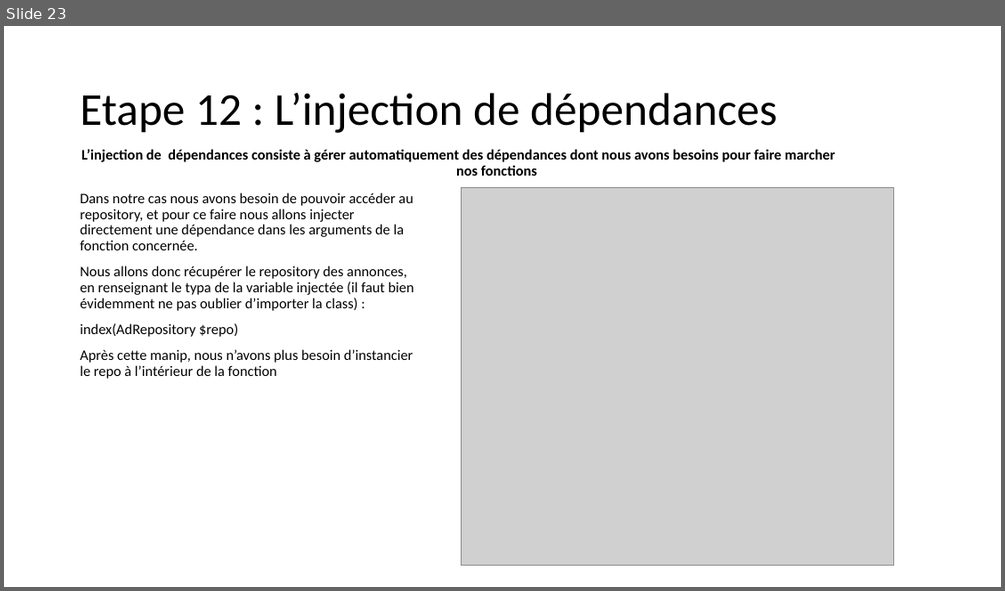
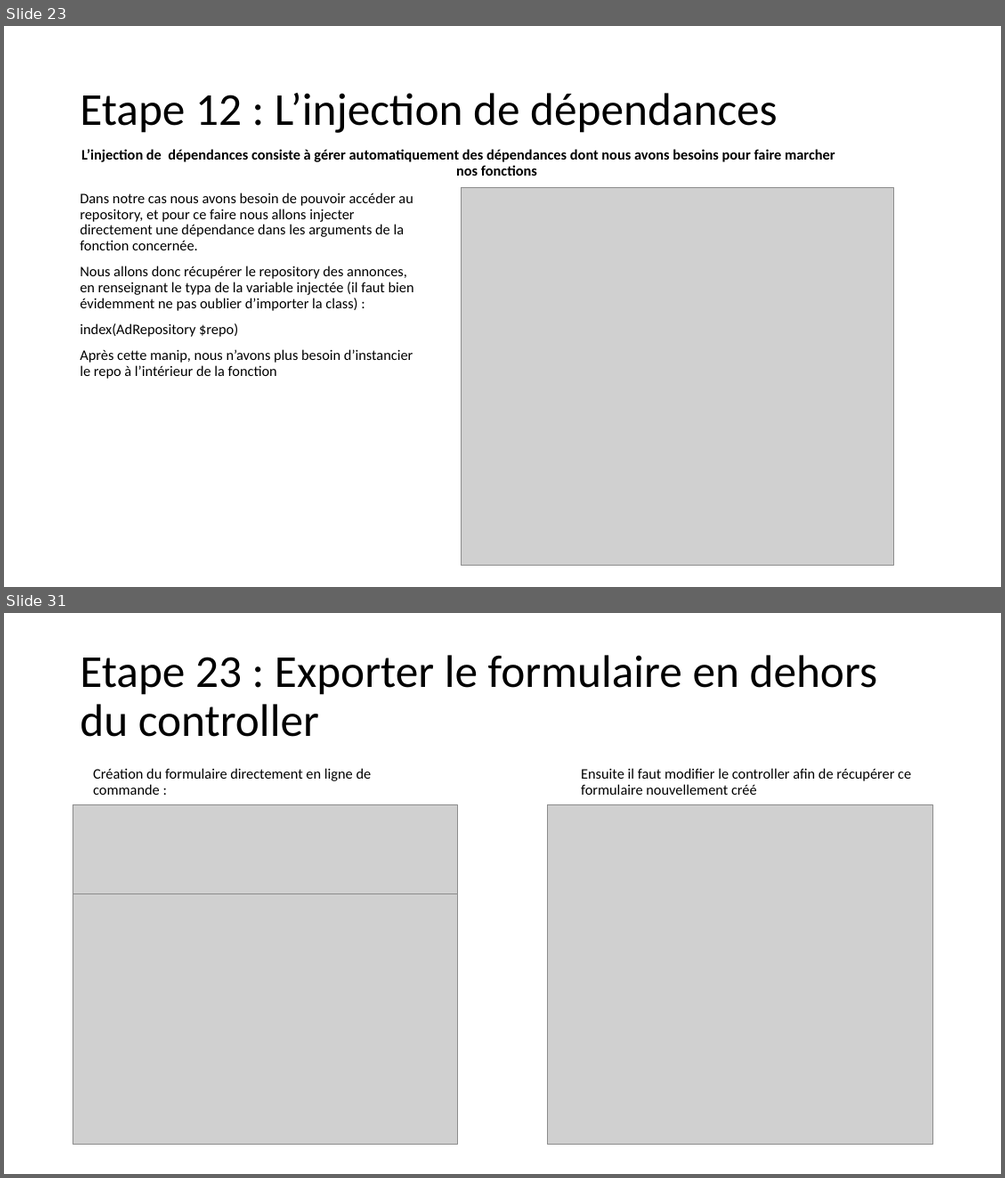
Before and after one commit to SAMTHP/TP_AFPAA, a slide deck: Apprendre symfony.pptx. Shown one above the other, each under a label of ours: slide 23 before the commit, slides 23 and 31 after it; the slides between them are not shown. The pictures are 1005x591 and 1005x1178 pixels, drawn with LibreOffice and Linux fonts; fonts in the diff are those of the drawing; grey boxes stand for pictures. Boxes give left, top, right and bottom in pixels: in the first picture for what was removed or moved away, otherwise in the second. Text is boxed around its words. In the diff, an @@ line names an element or a change of style, - is before the commit and + after.

```diff
--- a/Apprendre symfony.pptx
+++ b/Apprendre symfony.pptx
@@ slide 31 added at (4, 613, 1001, 1174), background #FFFFFF @@
@@ title added at (80, 655, 878, 737), 44 pt, text #000000 @@
+Etape 23 : Exporter le formulaire en dehors du controller
@@ text added at (93, 768, 372, 795), 14 pt, text #000000 @@
+Création du formulaire directement en ligne de commande :
@@ text added at (581, 768, 911, 795), 14 pt, text #000000 @@
+Ensuite il faut modifier le controller afin de récupérer ce formulaire nouvellement créé
@@ picture added at (73, 804, 458, 893) @@
@@ picture added at (547, 804, 932, 1144) @@
@@ picture added at (73, 893, 458, 1144) @@
```
Also in this commit, not shown: 1 slide changed, 6 other slides added, 1 other file.
